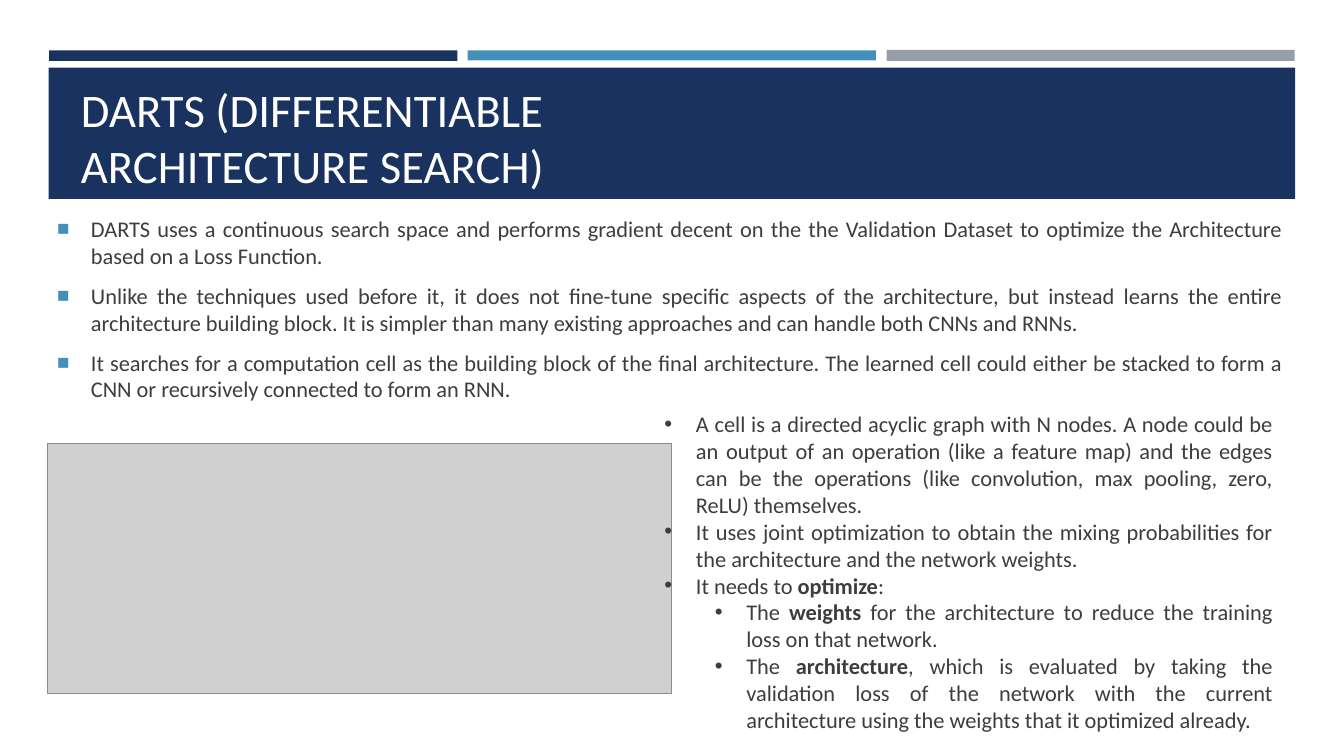
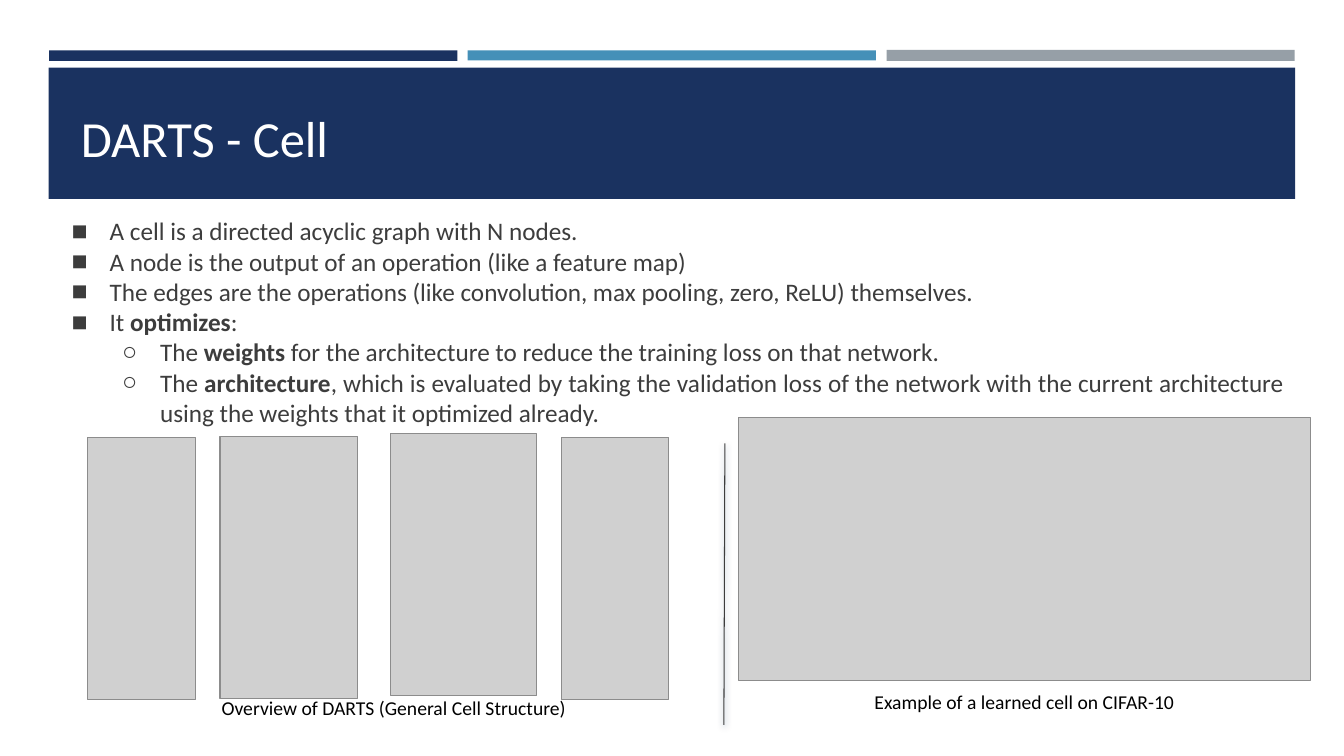
Before and after one commit to Experiment5X/IntelligentSystemsResearchPaper, a slide deck: slide 6 of DARTs and ProxylessNAS Presentation.pptx. Drawn at 1344x756 pixels with LibreOffice and Linux fonts; fonts in the diff are those of the drawing; grey boxes stand for pictures. Boxes give left, top, right and bottom in pixels: in the first picture for what was removed or moved away, otherwise in the second. Text is boxed around its words. In the diff, an @@ line names an element or a change of style, - is before the commit and + after.

```diff
--- a/DARTs and ProxylessNAS Presentation.pptx
+++ b/DARTs and ProxylessNAS Presentation.pptx
@@ title removed at <box>81,93,544,189</box> @@
-DARTS (DIFFERENTIABLE ARCHITECTURE SEARCH)
@@ text added at <box>81,122,328,158</box>, 36.1 pt, text #FFFFFF @@
+DARTS - Cell
@@ text "A cell is a directed ...": place and size @@
-text "A cell is a directed ..." at <box>696,416,1273,732</box>
+text "A cell is a directed ..." at <box>110,222,1283,427</box>
@@ text "A cell is a directed ..." at <box>110,222,1283,427</box>: vertical alignment top to middle @@
@@ text removed at <box>91,221,1282,401</box> @@
-■ DARTS uses a continuous search space and performs gradient decent on the the Validation Dataset to optimize the Architecture based on a Loss Function.
-■ Unlike the techniques used before it, it does not fine-tune specific aspects of the architecture, but instead learns the entire architecture building block. It is simpler than many existing approaches and can handle both CNNs and RNNs.
-■ It searches for a computation cell as the building block of the final architecture. The learned cell could either be stacked to form a CNN or recursively connected to form an RNN.
@@ text at <box>110,222,973,335</box>: text changed; size 16 to 18 pt @@
-• A cell is a directed acyclic graph with N nodes. A node could be an output of an operation (like a feature map) and the edges can be the operations (like convolution, max pooling, zero, ReLU) themselves.
-• It uses joint optimization to obtain the mixing probabilities for the architecture and the network weights.
-• It needs to optimize:
+◼ A cell is a directed acyclic graph with N nodes.
+◼ A node is the output of an operation (like a feature map)
+◼ The edges are the operations (like convolution, max pooling, zero, ReLU) themselves.
+◼ It optimizes:
@@ text at <box>160,343,1283,427</box>: size 16 to 18 pt in "The weights for the architecture to reduce ...", "The architecture, which is evaluated by taking ..."; bullet • to ○ @@
@@ picture added at <box>739,418,1311,681</box> @@
@@ picture removed at <box>47,444,673,694</box> @@
@@ picture added at <box>88,438,196,700</box> @@
@@ picture added at <box>220,437,358,699</box> @@
@@ picture added at <box>391,434,537,696</box> @@
@@ picture added at <box>562,438,669,700</box> @@
@@ line added from (725, 444) to (724, 725), #3D3D3D 0.75 pt @@
@@ text added at <box>222,699,565,718</box>, 14 pt, text #000000 @@
+Overview of DARTS (General Cell Structure)
@@ text added at <box>874,695,1174,712</box>, 14 pt, text #000000 @@
+Example of a learned cell on CIFAR-10
```
Also in this commit, not shown: 10 other slides changed, 2 slides added, 5 slides removed, 3 other files.
